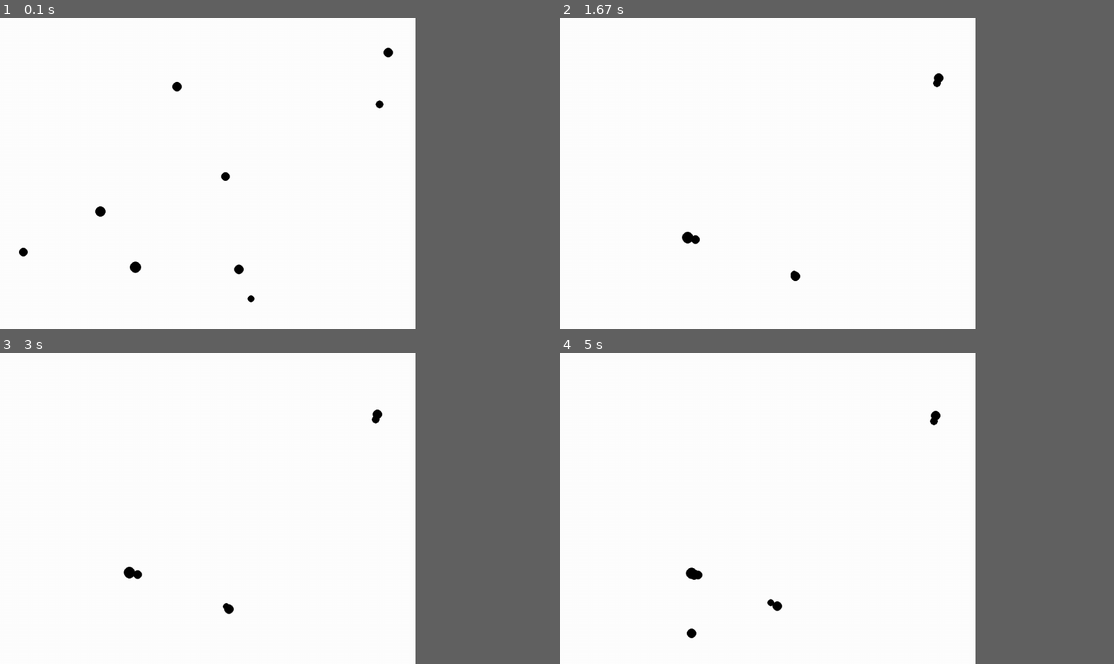
Above: before the commit, frames 1-4 (two rows, left to right).
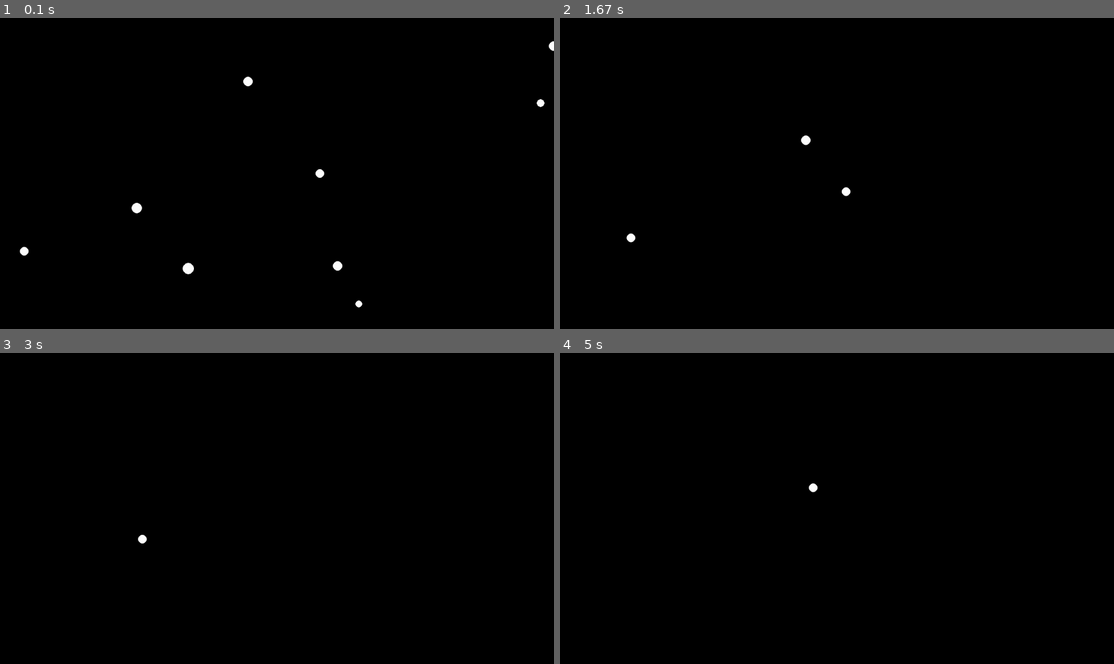
Above: after the commit, the same moments.

Repository: HiDoYa/gravity-simulation
Game: pygame game, started from simulation/main.py
The game is run twice, just before and just after one commit, with the same random seed, the same clock (stepped at 60 frames per second) and the same inputs.
Inputs:
- Up to frame 1 (0.1 s): no input
- Up to frame 2 (1.67 s): no input
- Up to frame 3 (3 s): no input
- Up to frame 4 (5 s): no input
The window is 675x506 before the commit and 900x506 after it. Grey fills any space a smaller window leaves; there, only what the larger window draws over its background counts as a difference.

The runs differ from the first frame. In frame 1, 75% of the frame differs, in the area x 0-100%, y 0-100%; in frame 2, 75%; in frame 3, 75%, in the area x 0-75%, y 0-100%; in frame 4, 75%.

Commit message:
Still need to fix collision

Diff:
--- a/simulation/main.py
+++ b/simulation/main.py
@@ -2,107 +2,118 @@
 import random
 import math
 
-# Colors
+# Basic colors
 BLACK = (0, 0, 0)
 WHITE = (255, 255, 255)
 
 # Initialize for program
 pygame.init()
 pygame.font.init()
-size = (960, 720)
+size = (1280, 720)
 screen = pygame.display.set_mode(size)
 pygame.display.set_caption("Test")
 done = False
+restart = False
 
 clock = pygame.time.Clock()
 random.seed()
 
 # Constants
-# GRAV_CONST = 6.67408 * (10 ** (-11))
+#GRAV_CONST = 6.67408 * (10 ** (-11))
 GRAV_CONST = 6.67408 * (10 ** (1))
 
 # class
 class Object:
-	def __init__ (self, mass, posX, posY):
+	def __init__ (self, mass, displacement_x, displacement_y):
 		self.mass = mass
 
-		self.posX = posX
-		self.posY = posY
+		self.displacement_x = displacement_x
+		self.displacement_y = displacement_y
 
-		self.accX = 0
-		self.accY = 0
+		self.acceleration_x = 0
+		self.acceleration_y = 0
 
-		self.velX = 0
-		self.velY = 0
+		self.velocity_x = 0
+		self.velocity_y = 0
 
-	def calcNewPos(self, forceX, forceY):
+	def calculate_new_displacement(self):
+		# Velocity is change in displacement
+		self.displacement_x += self.velocity_x
+		self.displacement_y += self.velocity_y
+
+	def calculate_new_velocity(self, obj):
+		# Find angle and force in x and y
+		angle = self.calculate_angle(obj)
+		force = self.calculate_force(obj)
+		force_x = force * math.cos(angle)
+		force_y = force * math.sin(angle)
+
 		# F = ma -> a = F / m
-		self.accX = forceX / self.mass
-		self.accY = forceY / self.mass
+		self.acceleration_x = force_x / self.mass
+		self.acceleration_y = force_y / self.mass
 
 		# Acceleration is change in velocity
-		self.velX += self.accX
-		self.velY += self.accY
+		self.velocity_x += self.acceleration_x
+		self.velocity_y += self.acceleration_y
 
-		# Velocity is change in displacement
-		self.posX += self.velX
-		self.posY += self.velY
+	def calculate_angle(self, obj):
+		diff_x = obj.displacement_x - self.displacement_x
+		diff_y = obj.displacement_y - self.displacement_y
 
-	def calcAngle(self, obj):
-		diffX = obj.posX - self.posX
-		diffY = obj.posY - self.posY
+		if diff_x != 0:
+			angle = math.atan(diff_y / diff_x)
+		else:
+			angle = 0
 
-		angle = math.atan(diffY/diffX)
-
-		if diffX < 0:
+		if diff_x < 0:
 			angle += math.pi
 
 		return angle
 
-	def calcGrav(self, obj):
+	def calculate_force(self, obj):
 		# F = G * (m1 * m2 / r^2)
-		distance = math.sqrt((self.posX - obj.posX)**2 + (self.posY - obj.posY)**2)
-		return GRAV_CONST * (self.mass * obj.mass) / (distance**2)
+		distance = math.sqrt((self.displacement_x - obj.displacement_x)**2 + (self.displacement_y - obj.displacement_y)**2)
+		return GRAV_CONST * (self.mass * obj.mass)/ (distance**2)
 
-	def calcHandle(self, obj):
-		angle = self.calcAngle(obj)
-		force = self.calcGrav(obj)
+	def collision_check(self, obj):
 		if self.collision(obj):
-			self.velX = 0
-			self.velY = 0
-			force = 0
-		x.calcNewPos(force * math.cos(angle), force * math.sin(angle))
+			# P = MV
+			init_momentum_x = self.velocity_x * self.mass + obj.velocity_x * obj.mass
+			init_momentum_y = self.velocity_y * self.mass + obj.velocity_y * obj.mass
+
+			self.velocity_x = ((self.mass - obj.mass) * self.velocity_x)/(self.mass + obj.mass)
+			self.velocity_y = ((self.mass - obj.mass) * self.velocity_y)/(self.mass + obj.mass)
 
 	def collision(self, obj):
-		selfRight = self.posX + self.mass
-		selfLeft = self.posX - self.mass
-		selfBot = self.posY + self.mass
-		selfTop = self.posY - self.mass
+		self_right = self.displacement_x + self.mass
+		self_left = self.displacement_x - self.mass
+		self_bot = self.displacement_y + self.mass
+		self_top = self.displacement_y - self.mass
 
-		objRight = obj.posX + obj.mass
-		objLeft = obj.posX - obj.mass
-		objBot = obj.posY + obj.mass
-		objTop = obj.posY - obj.mass
+		obj_right = obj.displacement_x + obj.mass
+		obj_left = obj.displacement_x - obj.mass
+		obj_bot = obj.displacement_y + obj.mass
+		obj_top = obj.displacement_y - obj.mass
 
-		if selfRight > objLeft and selfBot > objTop and selfLeft < objRight and selfTop < objBot:
+		if self_right > obj_left and self_bot > obj_top and self_left < obj_right and self_top < obj_bot:
 			return True
-		if selfRight < objLeft and selfBot > objTop and selfLeft > objRight and selfTop < objBot:
+		if self_right < obj_left and self_bot > obj_top and self_left > obj_right and self_top < obj_bot:
 			return True
-		if selfRight > objLeft and selfBot < objTop and selfLeft < objRight and selfTop > objBot:
+		if self_right > obj_left and self_bot < obj_top and self_left < obj_right and self_top > obj_bot:
 			return True
-		if selfRight < objLeft and selfBot < objTop and selfLeft > objRight and selfTop > objBot:
+		if self_right < obj_left and self_bot < obj_top and self_left > obj_right and self_top > obj_bot:
 			return True
 		return False
 
-	def drawObj(self):
-		pygame.draw.circle(screen, BLACK, [int(self.posX), int(self.posY)], self.mass)
+	def draw_object(self):
+		pygame.draw.circle(screen, WHITE, [int(self.displacement_x), int(self.displacement_y)], self.mass)
 
 # Create objects
 objects = []
 
 def init_objects():
 	for i in range(random.randint(3, 10)):
-		objects.append(Object(random.randint(8, 13), random.randint(10, 900), random.randint(10, 720)))
+		objects.append(Object(random.randint(8, 13), random.randint(0, size[0]), random.randint(0, size[1])))
 
 init_objects()
 
@@ -114,21 +125,37 @@
 	# Logic goes here
 	pressed = pygame.key.get_pressed()
 	if pressed[pygame.K_SPACE]:
+		restart = True
+
+	if restart:
 		del objects[:]
 		init_objects()
+		if not pressed[pyGame.K_SPACE]:
+			restart = False
 
 
-	for x in objects:
-		for y in objects:
-			if  x != y:
-				x.calcHandle(y)
+
+	for i in range(3):
+		for x in objects:
+			if i == 2:
+				# Calculate new position wtih velocities
+				x.calculate_new_displacement()
+			else:
+				for y in objects:
+					if  x != y:
+						if i == 0:
+							# Calculate  velocities for collisions
+							x.collision_check(y)
+						if i == 1:
+							# Calculate new velocities for acceleration and force
+							x.calculate_new_velocity(y)
 
 	# Fill screen
-	screen.fill(WHITE)
+	screen.fill(BLACK)
 
 	# Draw
 	for i in objects:
-		i.drawObj()
+		i.draw_object()
 
 	noMove = False
 
